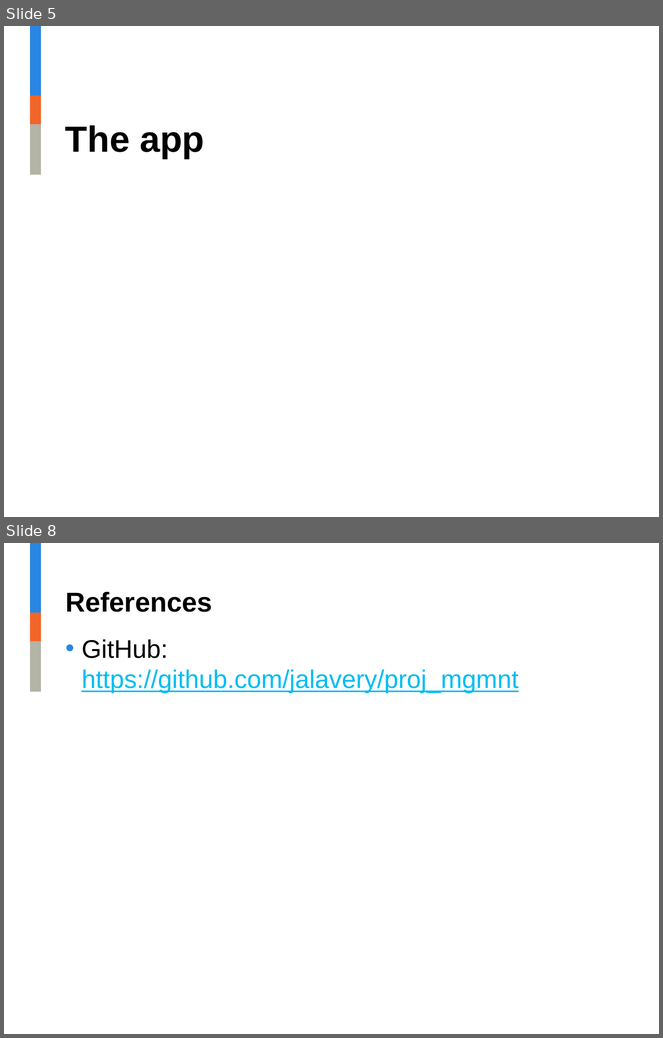
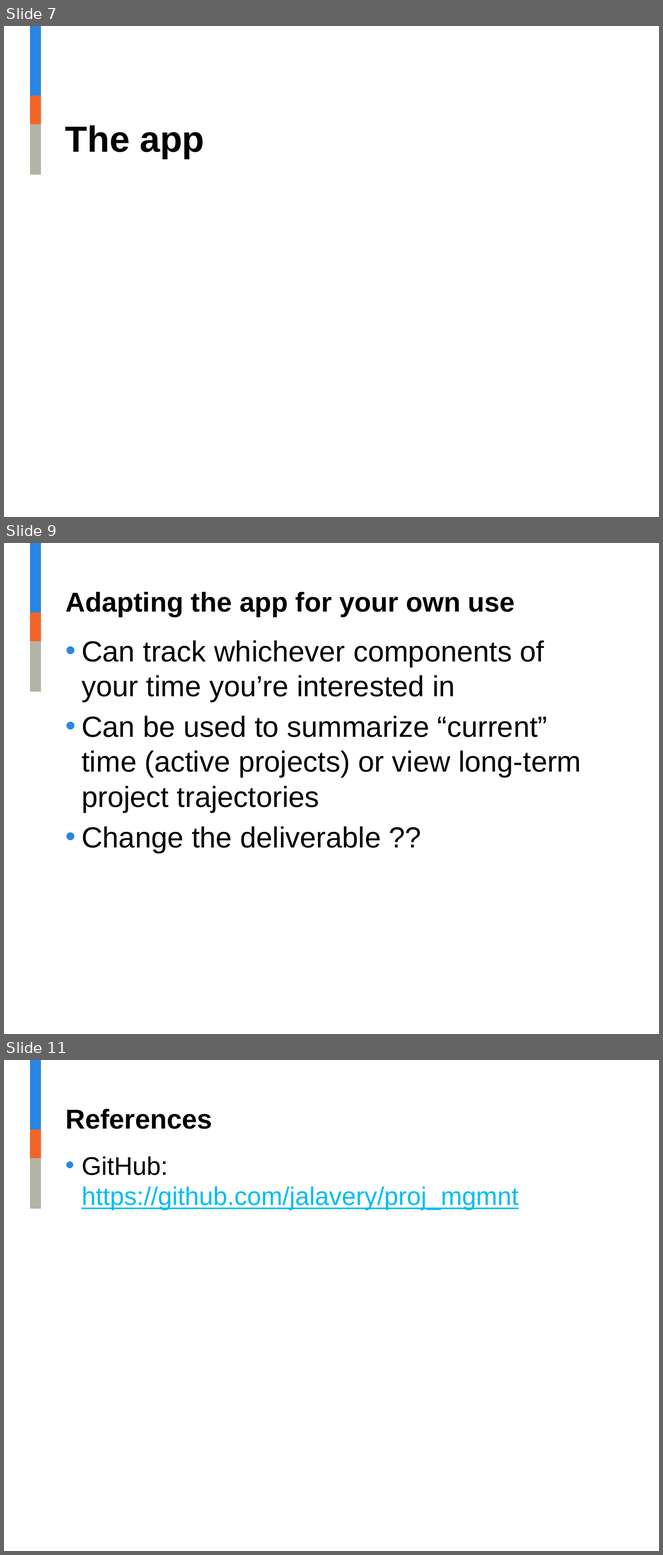
Before and after one commit to jalavery/timetrackR, a slide deck: Project management shiny app presentation.pptx. Shown one above the other, each under a label of ours: slides 5 and 8 before the commit, slides 7, 9 and 11 after it; the slides between them are not shown. The pictures are 663x1038 and 663x1555 pixels, drawn with LibreOffice and Linux fonts; fonts in the diff are those of the drawing; background and template pictures are left out. Boxes give left, top, right and bottom in pixels: in the first picture for what was removed or moved away, otherwise in the second. Text is boxed around its words. In the diff, an @@ line names an element or a change of style, - is before the commit and + after.

```diff
--- a/Project management shiny app presentation.pptx
+++ b/Project management shiny app presentation.pptx
@@ slide 9 added at (x1=4, y1=543, x2=659, y2=1034), background #FFFFFF; not listed: 3 template elements that a slide beside it also shows @@
@@ title added at (x1=65, y1=592, x2=515, y2=617), 30 pt, text #000000, bold @@
+Adapting the app for your own use
@@ text added at (x1=81, y1=640, x2=581, y2=853), 32 pt, text #000000 @@
+• Can track whichever components of your time you’re interested in
+• Can be used to summarize “current” time (active projects) or view long-term project trajectories
+• Change the deliverable ??
@@ what was slide 5 is now slide 7 @@
@@ what was slide 8 is now slide 11 @@
```
Also in this commit, not shown: 5 slides changed, 2 other slides added, 3 other files.
